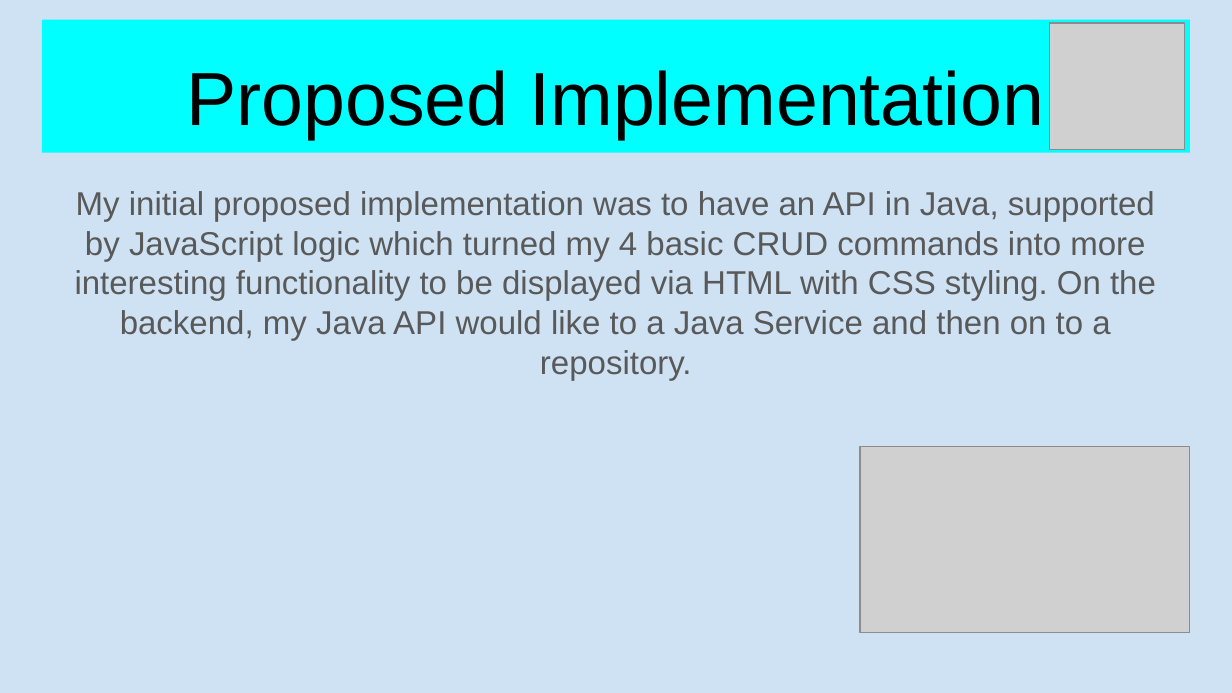
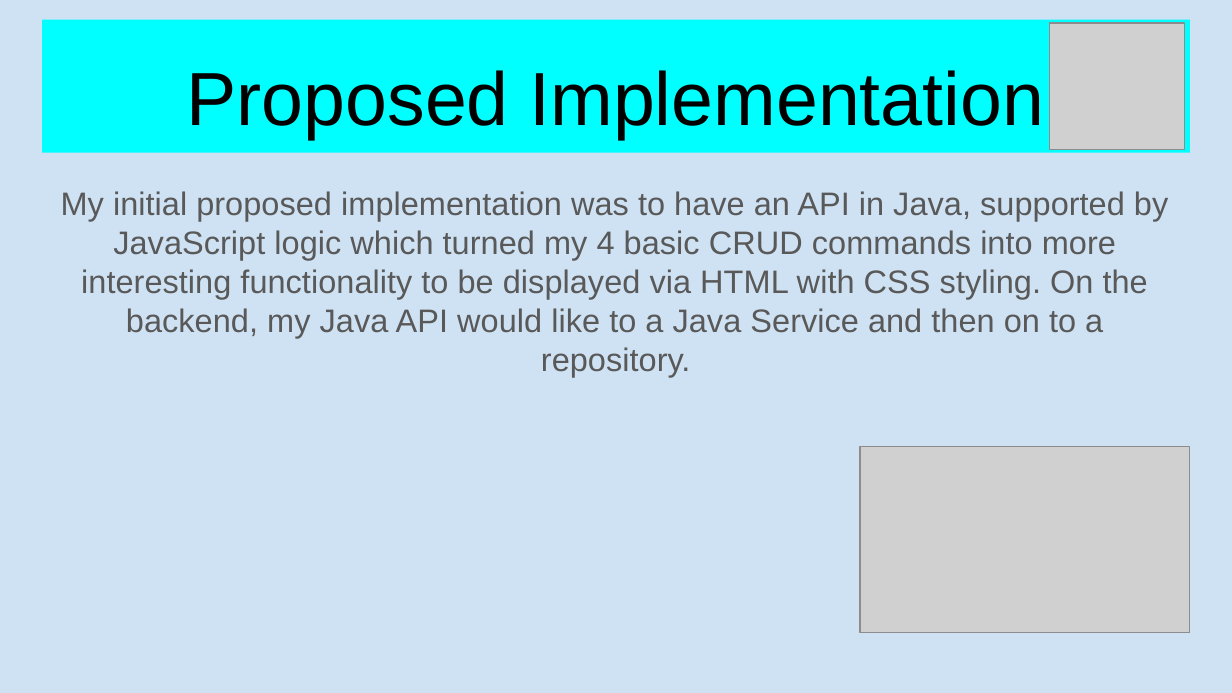
Before and after one commit to Rowanas/W8PRRecipeProject, a slide deck: slide 6 of Supporting Documentation/W8PR Presentation.pptx (slide 5 before the commit). Drawn at 1232x693 pixels with LibreOffice and Linux fonts; fonts in the diff are those of the drawing; grey boxes stand for pictures. Boxes give left, top, right and bottom in pixels: in the first picture for what was removed or moved away, otherwise in the second. Text is boxed around its words. In the diff, an @@ line names an element or a change of style, - is before the commit and + after.

```diff
--- a/Supporting Documentation/W8PR Presentation.pptx
+++ b/Supporting Documentation/W8PR Presentation.pptx
@@ text "My initial proposed implementation was ..." at <box>61,191,1168,377</box>: size 19.3 to 19 pt @@
```
Also in this commit, not shown: 1 slide added, 4 other files.
